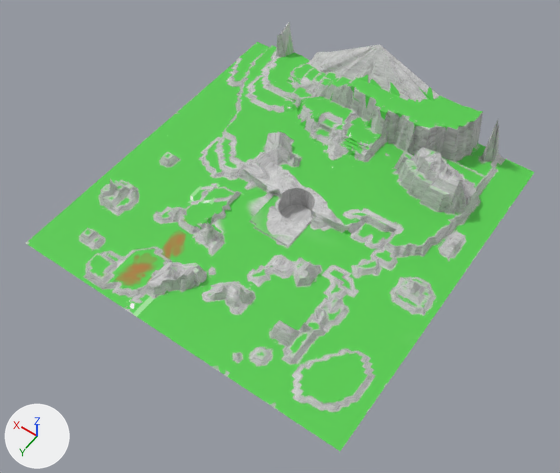
The FBX model Assets/Ressources/Models/Map/field.fbx as it was, and as the next commit left it.
The view is the same before and after, from a 50 mm lens placed at (-79.0, 113.5, 164.4), pointed at (-4.1, 8.7, -0.3). The axes (+X, +Y, +Z) are drawn at lower left. The lights are the same throughout. Where no turn or scale is listed for an object, it has been applied to the vertices.

Before the edit, the objects in view are built like this:
```python
me_plane = bpy.data.meshes.new('Plane')
me_plane.from_pydata(...)  # 7786 vertices, 8899 faces; spans x -50.0..50.0, y -53.3..50.0, z -4.5..21.8
me_plane.materials.append(mat_material)  # picture img_map_texture_png
ob_plane = bpy.data.objects.new('Plane', me_plane)
ob_plane.location = (0.0, 0.0, -0.5)
```
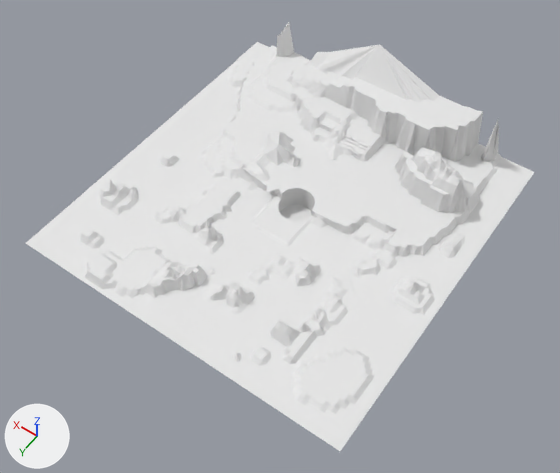
The change, as a list of edits to the scene's bpy script:
```text
Add mat_material_002:
    mat_material_002 = principled_material('Material.002')
    mat_material_002.base_color = (0.8, 0.8, 0.8)  # white #e7e7e7
    mat_material_002.roughness = 0.69
Change me_plane:
    where me_plane.from_pydata(...)  # 7786 vertices, 8899 faces; spans x -50.0..50.0, y -53.3..50.0, z -4.5..21.8
    remove me_plane.materials.append(mat_material)  # picture img_map_texture_png
    add me_plane.materials.append(mat_material_002)  # white #e7e7e7
```

What differs and where, as boxes [x1, y1, x2, y2] in the pictures (560 x 473 px):
'Plane', recoloured
    both: [26, 22, 534, 451]
